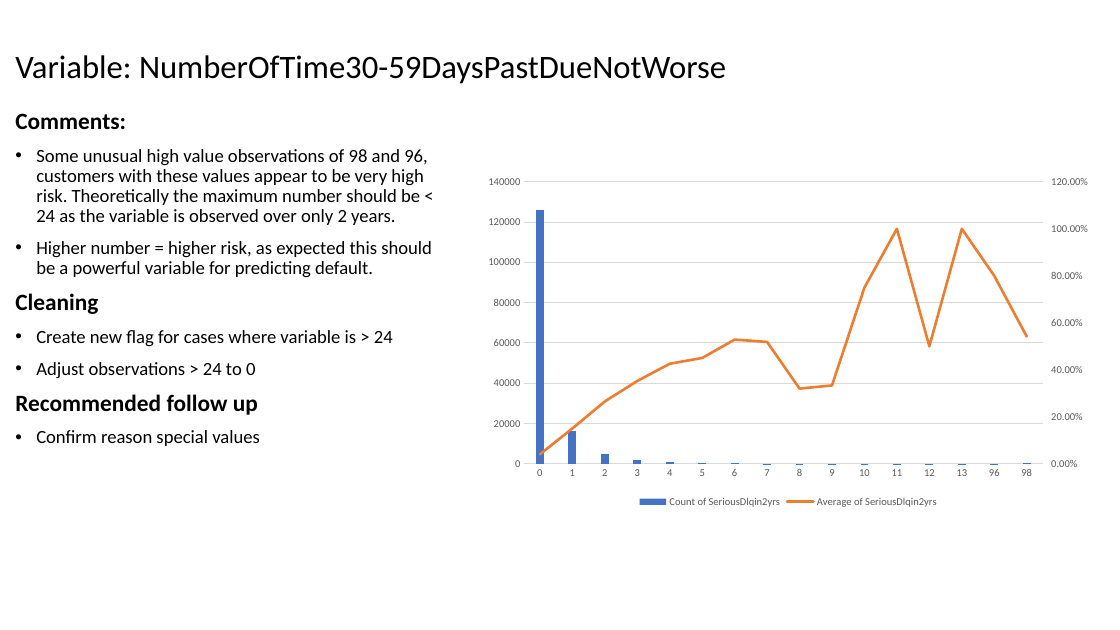
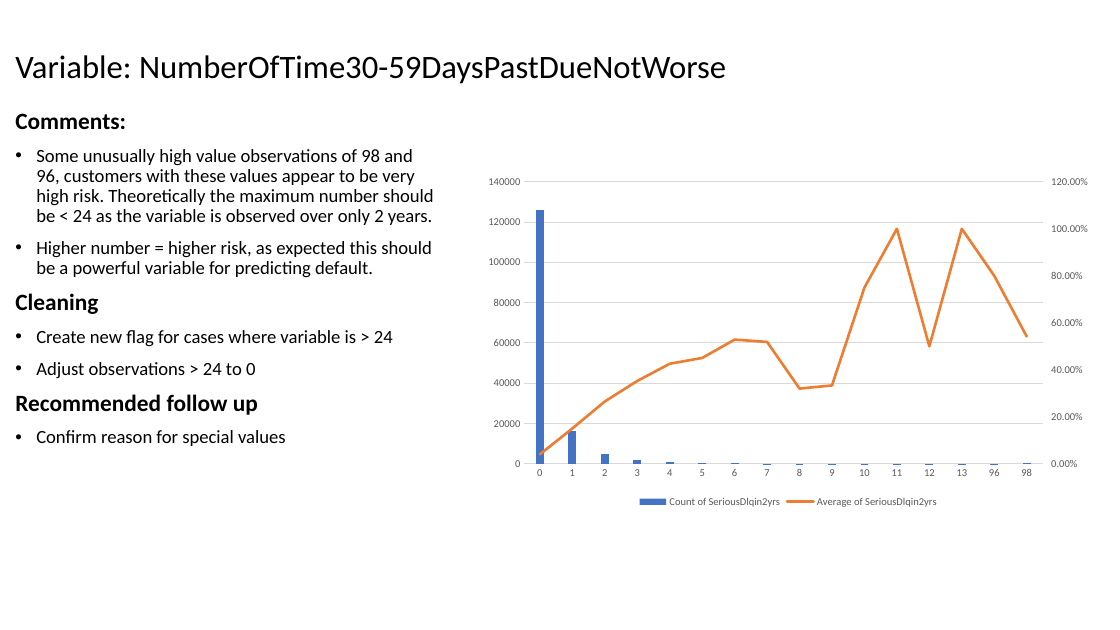
Before and after one commit to matthewjones-perth/givemesomecredit, a slide deck: slide 14 of Paidy Dataset Exercise.pptm. Drawn at 1120x630 pixels with LibreOffice and Linux fonts; fonts in the diff are those of the drawing. Boxes give left, top, right and bottom in pixels: in the first picture for what was removed or moved away, otherwise in the second. Text is boxed around its words. In the diff, an @@ line names an element or a change of style, - is before the commit and + after.

```diff
--- a/Paidy Dataset Exercise.pptm
+++ b/Paidy Dataset Exercise.pptm
@@ text at box(36, 149, 434, 225): text changed @@
-• Some unusual high value observations of 98 and 96, customers with these values appear to be very high risk. Theoretically the maximum number should be < 24 as the variable is observed over only 2 years.
+• Some unusually high value observations of 98 and 96, customers with these values appear to be very high risk. Theoretically the maximum number should be < 24 as the variable is observed over only 2 years.
@@ text at box(36, 430, 286, 446): text changed @@
-• Confirm reason special values
+• Confirm reason for special values
```
Also in this commit, not shown: 12 other slides changed.
